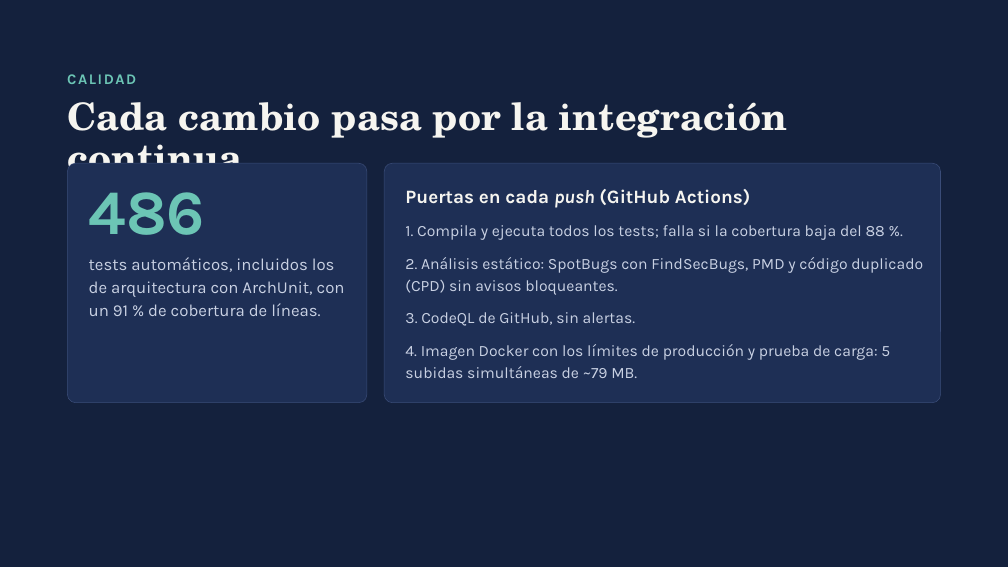
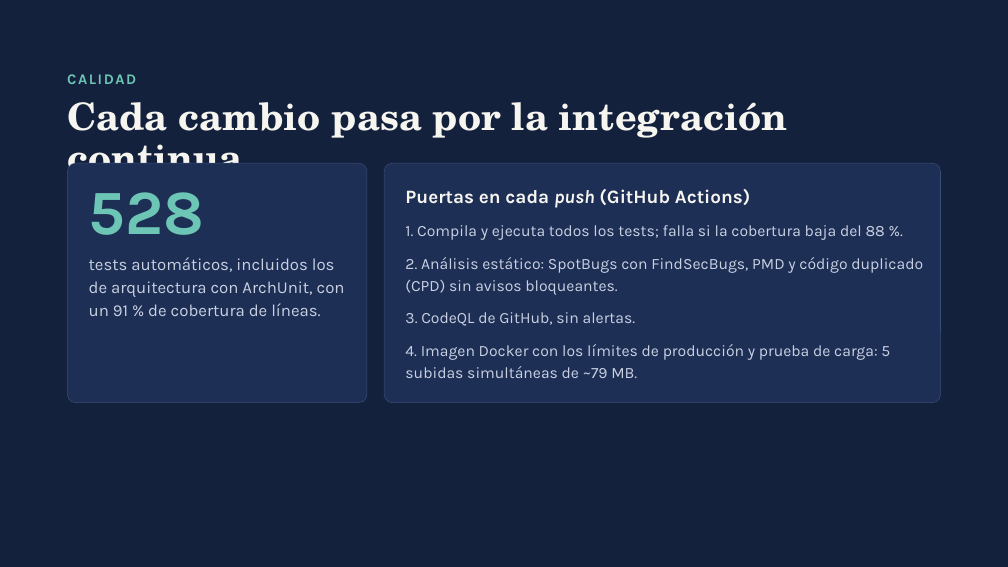
Before and after one commit to avalinani/verificador, a slide deck: slide 12 of docs/PDF-Inspector-TFM.pptx. Drawn at 1008x567 pixels with LibreOffice and Linux fonts; fonts in the diff are those of the drawing. Boxes give left, top, right and bottom in pixels: in the first picture for what was removed or moved away, otherwise in the second. Text is boxed around its words. In the diff, an @@ line names an element or a change of style, - is before the commit and + after.

```diff
--- a/docs/PDF-Inspector-TFM.pptx
+++ b/docs/PDF-Inspector-TFM.pptx
@@ text at (89, 192, 204, 235): text changed @@
-486
+528
```
Also in this commit, not shown: 2 other slides changed, 2 other files.
